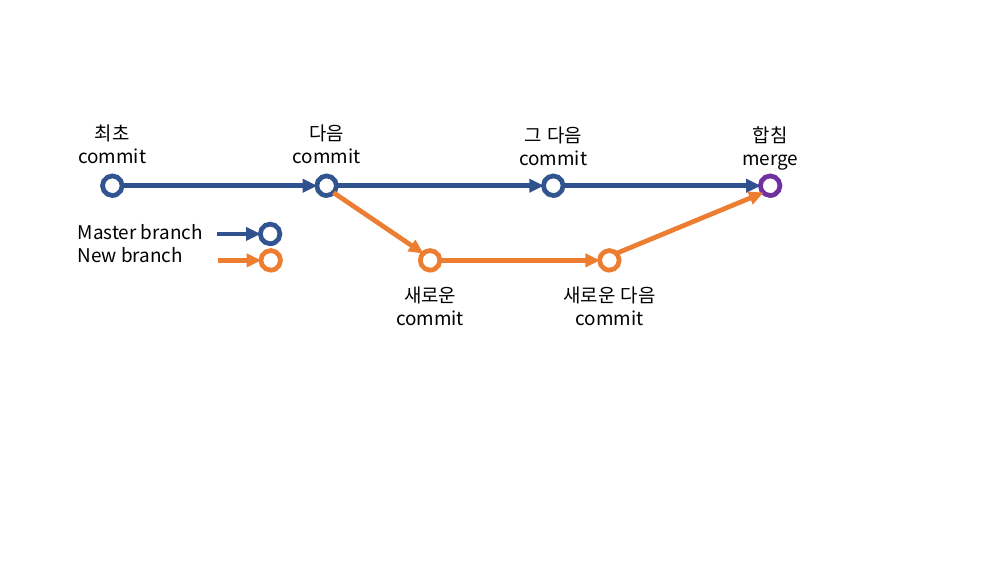
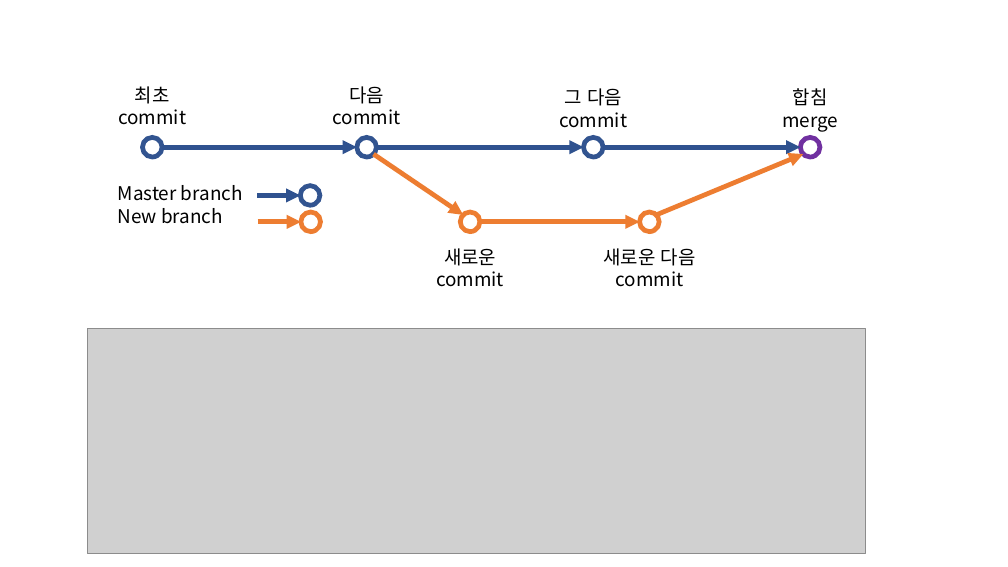
Before and after one commit to mrchypark/dabrp_classnote3, a slide deck: slide 9 of img/images.pptx. Drawn at 1008x567 pixels with LibreOffice and Linux fonts; fonts in the diff are those of the drawing; grey boxes stand for pictures. Boxes give left, top, right and bottom in pixels: in the first picture for what was removed or moved away, otherwise in the second. Text is boxed around its words. In the diff, an @@ line names an element or a change of style, - is before the commit and + after.

```diff
--- a/img/images.pptx
+++ b/img/images.pptx
@@ 8 ellipses, 8 arrows, 7 texts: place and size @@
-8 ellipses, 8 arrows, 7 texts at (78,124,798,326)
+8 ellipses, 8 arrows, 7 texts at (118,86,838,287)
@@ picture added at (87,328,865,554) @@
```
Also in this commit, not shown: 1 other slide changed, 1 slide added, 3 slides removed, 7 other files.
